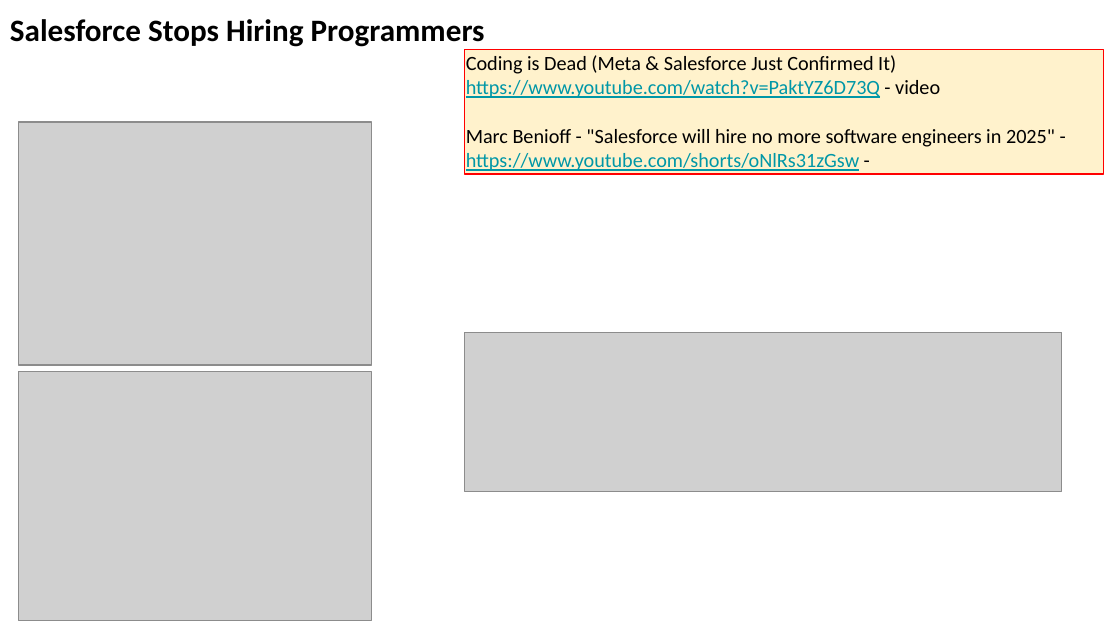
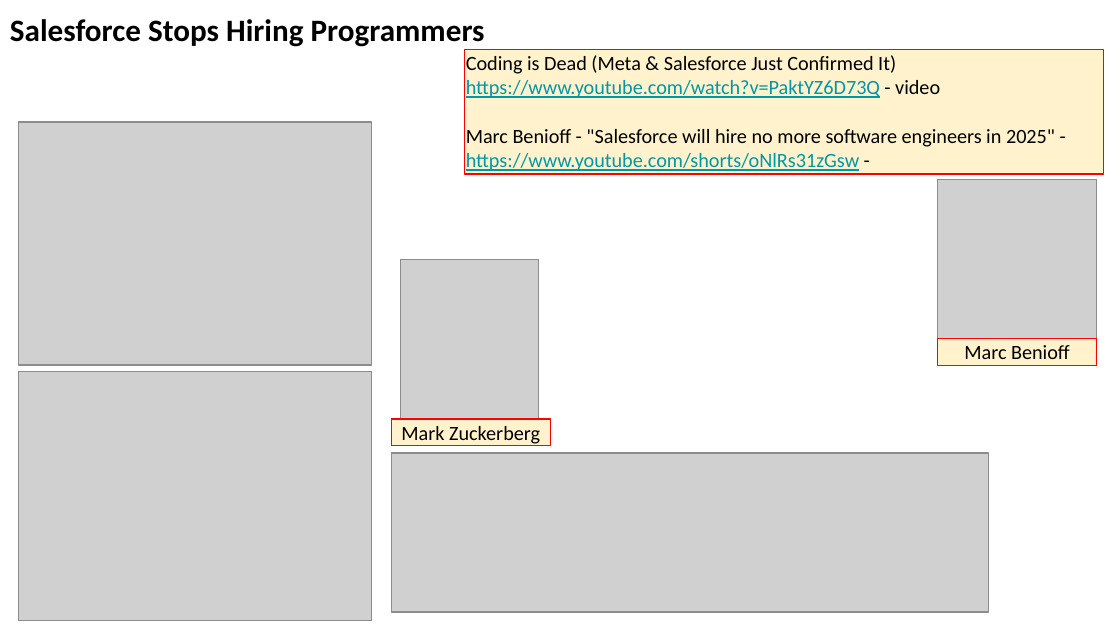
Before and after one commit to lselector/seminar, a slide deck: slide 13 of 2025/2025-01-24-AI-Updates.pptx (slide 11 before the commit). Drawn at 1120x630 pixels with LibreOffice and Linux fonts; fonts in the diff are those of the drawing; grey boxes stand for pictures. Boxes give left, top, right and bottom in pixels: in the first picture for what was removed or moved away, otherwise in the second. Text is boxed around its words. In the diff, an @@ line names an element or a change of style, - is before the commit and + after.

```diff
--- a/2025/2025-01-24-AI-Updates.pptx
+++ b/2025/2025-01-24-AI-Updates.pptx
@@ picture added at box(937, 179, 1096, 338) @@
@@ picture added at box(400, 260, 539, 419) @@
@@ rectangle added at box(937, 338, 1096, 365), fill #FFF2CC, outline #FF0000 0.75 pt, 13 pt, text #000000 @@
+Marc Benioff
@@ rectangle added at box(391, 419, 550, 446), fill #FFF2CC, outline #FF0000 0.75 pt, 13 pt, text #000000 @@
+Mark Zuckerberg
@@ picture: place and size @@
-picture at box(465, 333, 1062, 492)
+picture at box(391, 454, 988, 613)
```
Also in this commit, not shown: 3 other slides changed, 2 slides added.
